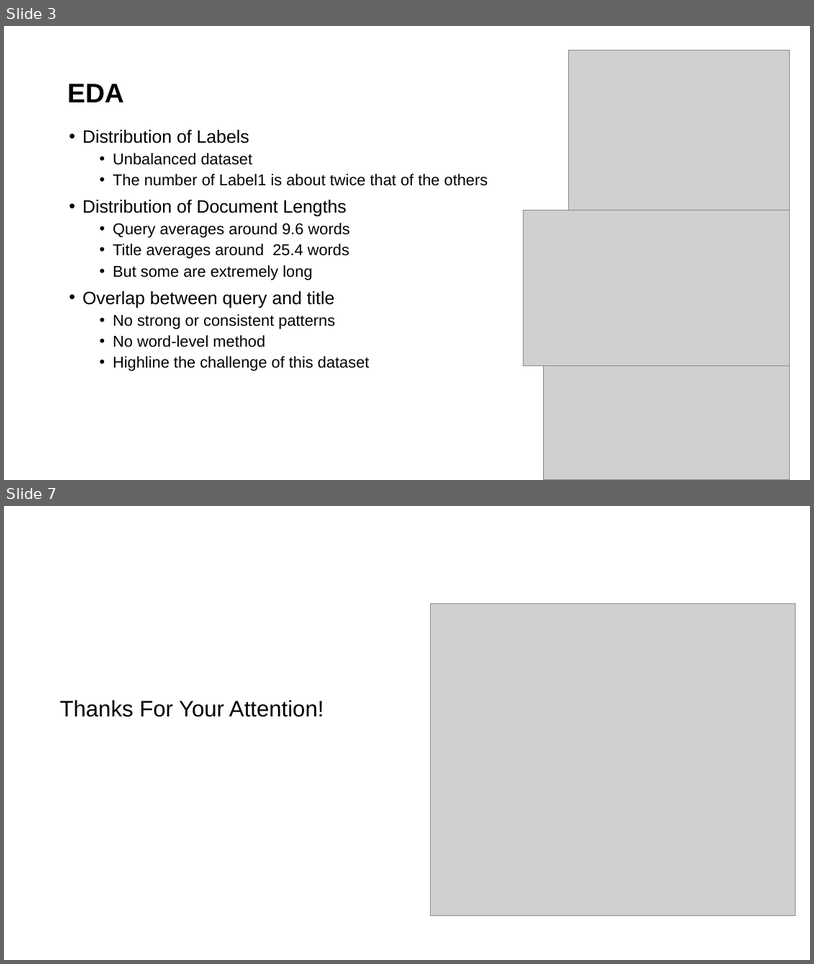
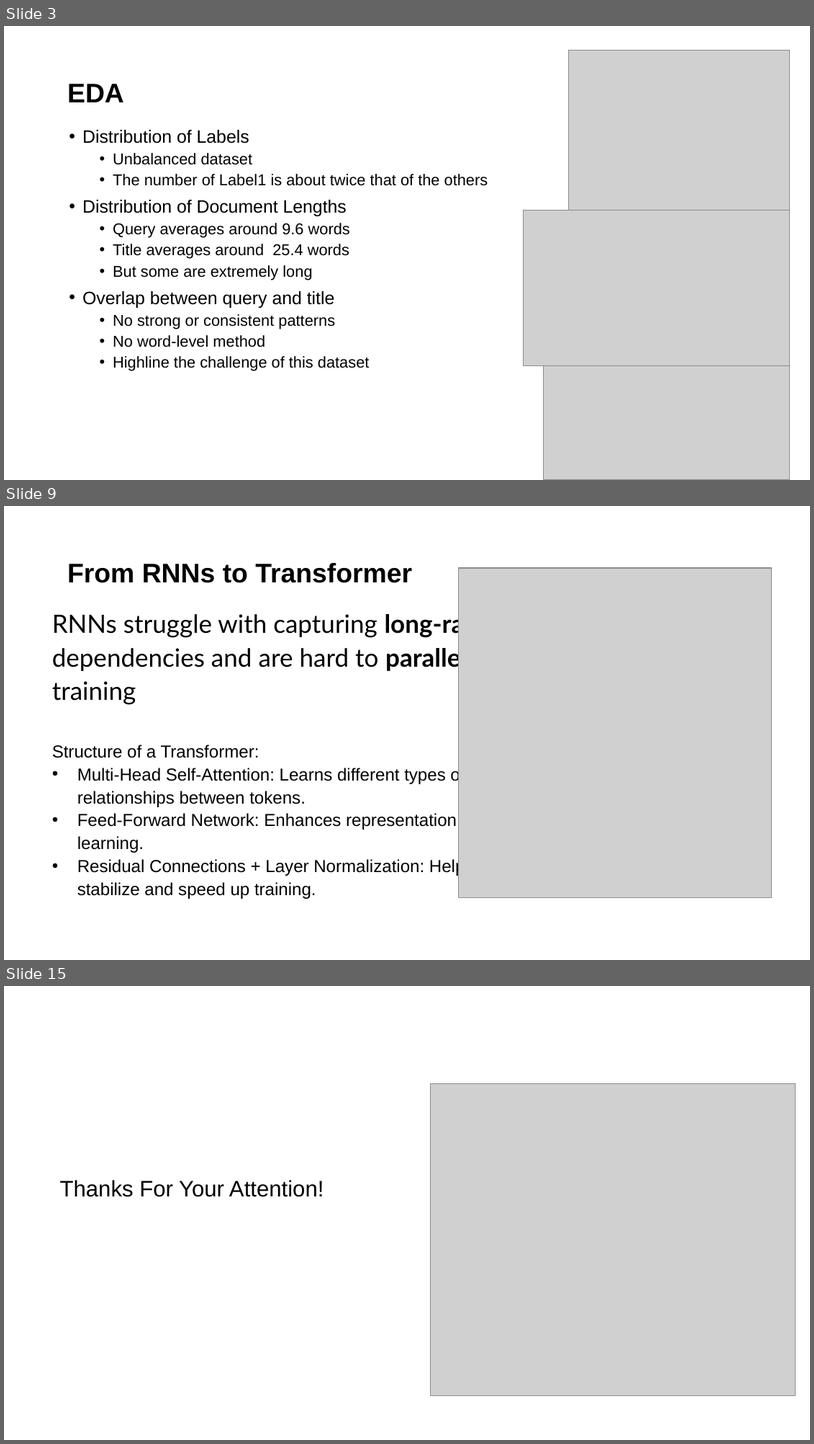
Before and after one commit to lijunfeng99/CS5242-project_25, a slide deck: CS5242_Presentation.pptx. Shown one above the other, each under a label of ours: slides 3 and 7 before the commit, slides 3, 9 and 15 after it; the slides between them are not shown. The pictures are 814x964 and 814x1444 pixels, drawn with LibreOffice and Linux fonts; fonts in the diff are those of the drawing; grey boxes stand for pictures; background and template pictures are left out. Boxes give left, top, right and bottom in pixels: in the first picture for what was removed or moved away, otherwise in the second. Text is boxed around its words. In the diff, an @@ line names an element or a change of style, - is before the commit and + after.

```diff
--- a/CS5242_Presentation.pptx
+++ b/CS5242_Presentation.pptx
@@ slide 9 added at (x1=4, y1=506, x2=810, y2=960), background #FFFFFF @@
@@ text added at (x1=9, y1=530, x2=59, y2=618), 21 pt, text #FFFFFF, bold @@
+03
@@ text added at (x1=67, y1=563, x2=412, y2=583), 24 pt, text #000000, bold @@
+From RNNs to Transformer
@@ picture added at (x1=459, y1=568, x2=772, y2=898) @@
@@ text added at (x1=52, y1=611, x2=506, y2=898), 15.5 pt, text #000000 @@
+RNNs struggle with capturing long-range dependencies and are hard to parallelize training
+Structure of a Transformer:
+• Multi-Head Self-Attention: Learns different types of relationships between tokens.
+• Feed-Forward Network: Enhances representation learning.
+• Residual Connections + Layer Normalization: Help stabilize and speed up training.
@@ what was slide 7 is now slide 15 @@
```
Also in this commit, not shown: 1 slide changed, 9 other slides added, 2 slides removed, 5 other files.
